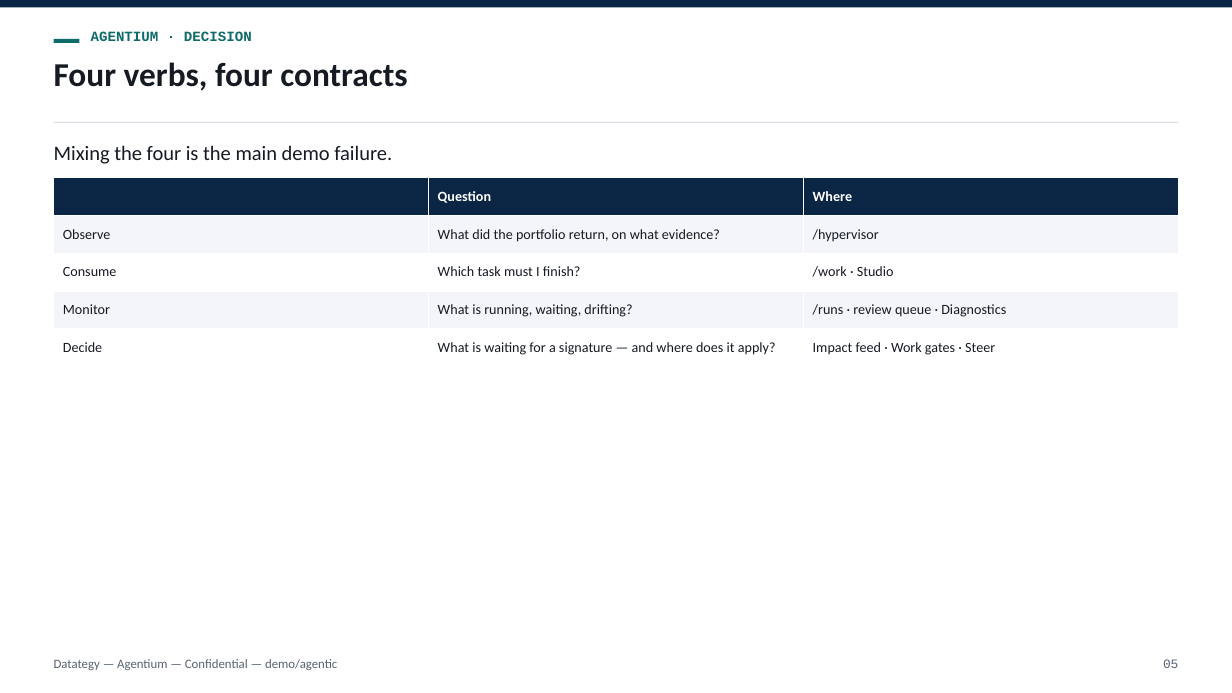
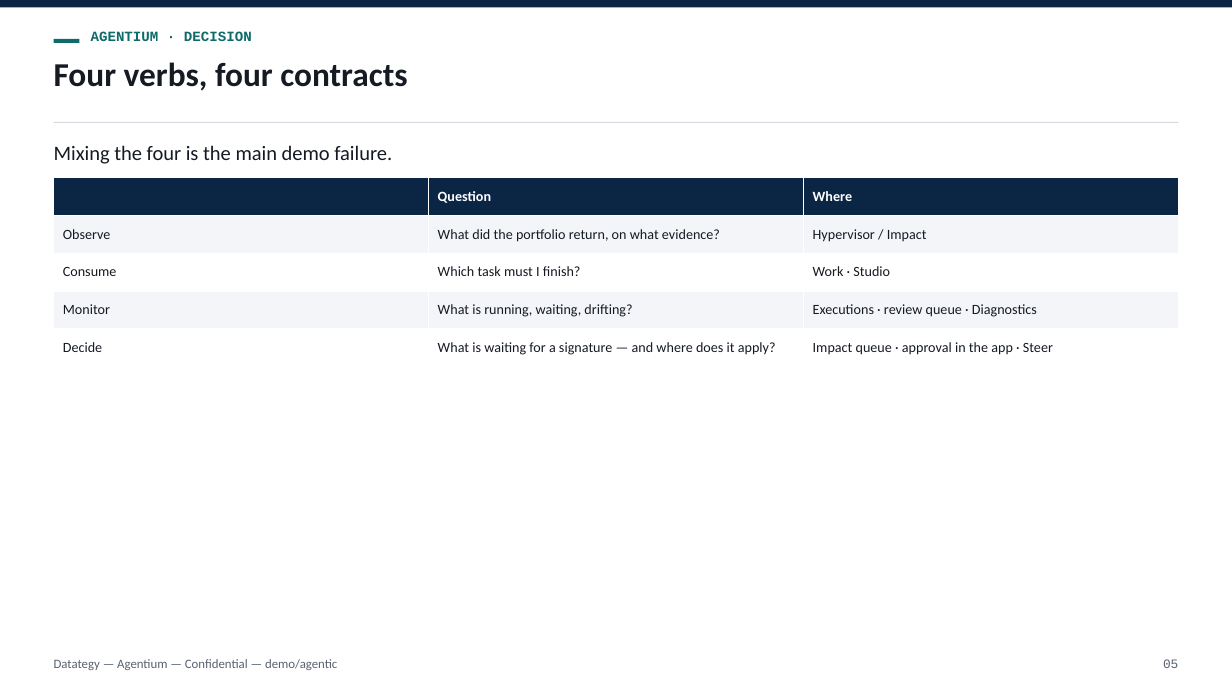
Before and after one commit to tishacian/hyusai, a slide deck: slide 5 of docs/deck-agentium-decision-adoption.en.pptx. Drawn at 1232x693 pixels with LibreOffice and Linux fonts; fonts in the diff are those of the drawing. Boxes give left, top, right and bottom in pixels: in the first picture for what was removed or moved away, otherwise in the second. Text is boxed around its words. In the diff, an @@ line names an element or a change of style, - is before the commit and + after.

```diff
--- a/docs/deck-agentium-decision-adoption.en.pptx
+++ b/docs/deck-agentium-decision-adoption.en.pptx
@@ table at box(54, 177, 1179, 367) @@
-row 2, column 3: /hypervisor
+row 2, column 3: Hypervisor / Impact
-row 3, column 3: /work · Studio
+row 3, column 3: Work · Studio
-row 4, column 3: /runs · review queue · Diagnostics
+row 4, column 3: Executions · review queue · Diagnostics
-row 5, column 3: Impact feed · Work gates · Steer
+row 5, column 3: Impact queue · approval in the app · Steer
```
Also in this commit, not shown: 12 other slides changed, 16 other files.
